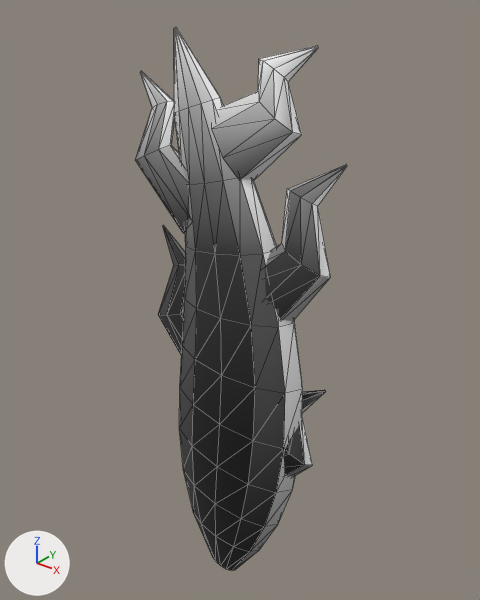
Before and after pictures for a commit that changed the glTF model public/assets/models/kit_aba_tail.glb.
The view is the same before and after, from a 50 mm lens placed at (1.116, -1.304, 1.86), pointed at (0.034, 0.049, 1.021). The lights are fixed; the arrows at lower left show +X, +Y and +Z. The first picture is the older version. Mesh edges are drawn as thin lines. Vertices at exactly the same position are counted once.

Objects in the first picture: 'tail'.
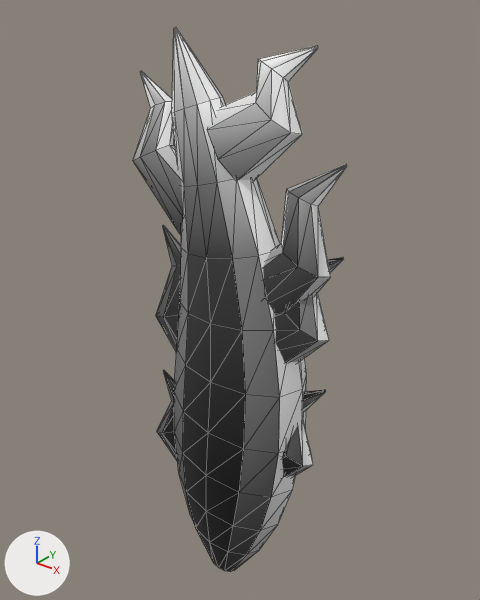
Pixel boxes (x1, y1, x2, y2) of what changed, in the pictures (480 x 600 px; the box of a moved part takes in the faces that stretch with it):
'tail', reshaped
    before: (135, 28, 347, 571)
    after: (133, 27, 347, 572)
part 1 of me_limb, added
    after: (275, 257, 344, 363)
part 2 of me_limb, added
    after: (157, 370, 178, 462)
part 3 of me_limb, moved or reshaped
    before: (135, 31, 345, 571)
    after: (133, 31, 345, 572)

The change in detail:
me_limb is used by ob_tail; location (0.0, 0.0, 0.0).
me_limb had 298 vertices, 532 faces and spanned x -0.24..0.39, y -0.1..0.07, z 0.0..1.75.
me_limb now has 364 vertices, 644 faces and spans x -0.26..0.4, y -0.15..0.12, z 0.0..1.75.
me_limb part 1: the loose piece of 33 vertices spanning x 0.07..0.36, y -0.06..0.02, z 0.45..0.87 is copied, and the copy is multiplied about its middle by the matrix ((0.979, -0.035, 0.015), (0.017, 1.351, -0.029), (-0.065, -0.011, 0.922)), then moved by (0.04, -0.02, 0.42); it spans x 0.11..0.4, y -0.09..0.02, z 0.89..1.27.
me_limb part 2: a new loose piece of 33 vertices spanning x -0.26..0.02, y -0.07..0.05, z 0.31..0.69, in mat_toon.
Part 3, on me_limb:
3 vertices are removed from x 0.28..0.39, y -0.05..-0.02, z 1.39..1.48.
18 faces are deleted.
38 vertices in x -0.23..0.37, y -0.1..-0.02, z 0.0..1.69 move by (0.0, -0.01, 0.0).
29 vertices in x -0.22..0.33, y -0.05..0.02, z 0.0..1.66 move by (0.0, 0.01, 0.0).
26 vertices in x -0.17..0.36, y -0.05..0.03, z 0.16..1.58 move by (0.0, 0.02, 0.0).
24 vertices in x -0.18..0.32, y -0.09..-0.03, z 0.17..1.59 move by (0.0, -0.02, 0.0).
12 vertices in x -0.12..0.28, y -0.01..0.06, z 0.17..1.4 move by (0.0, 0.03, 0.0).
12 vertices in x -0.14..0.28, y -0.1..-0.05, z 0.17..1.41 move by (0.0, -0.03, 0.0).
33 vertices move from x -0.17..0.31, y -0.1..0.07, z 0.34..1.67 to x -0.17..0.31, y -0.15..0.12, z 0.34..1.67.
3 vertices are added at (0.28, -0.01, 1.39), (0.29, -0.06, 1.4), (0.39, -0.01, 1.48).
18 new faces join them.
